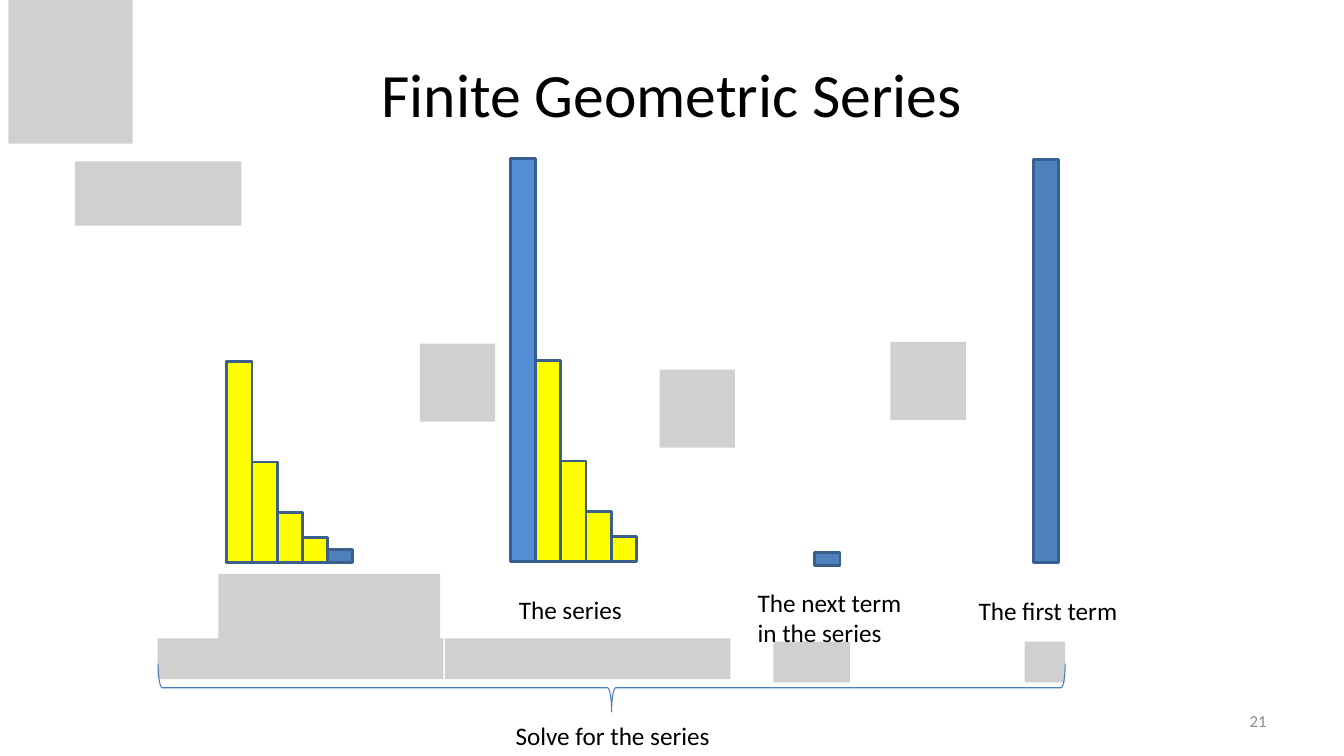
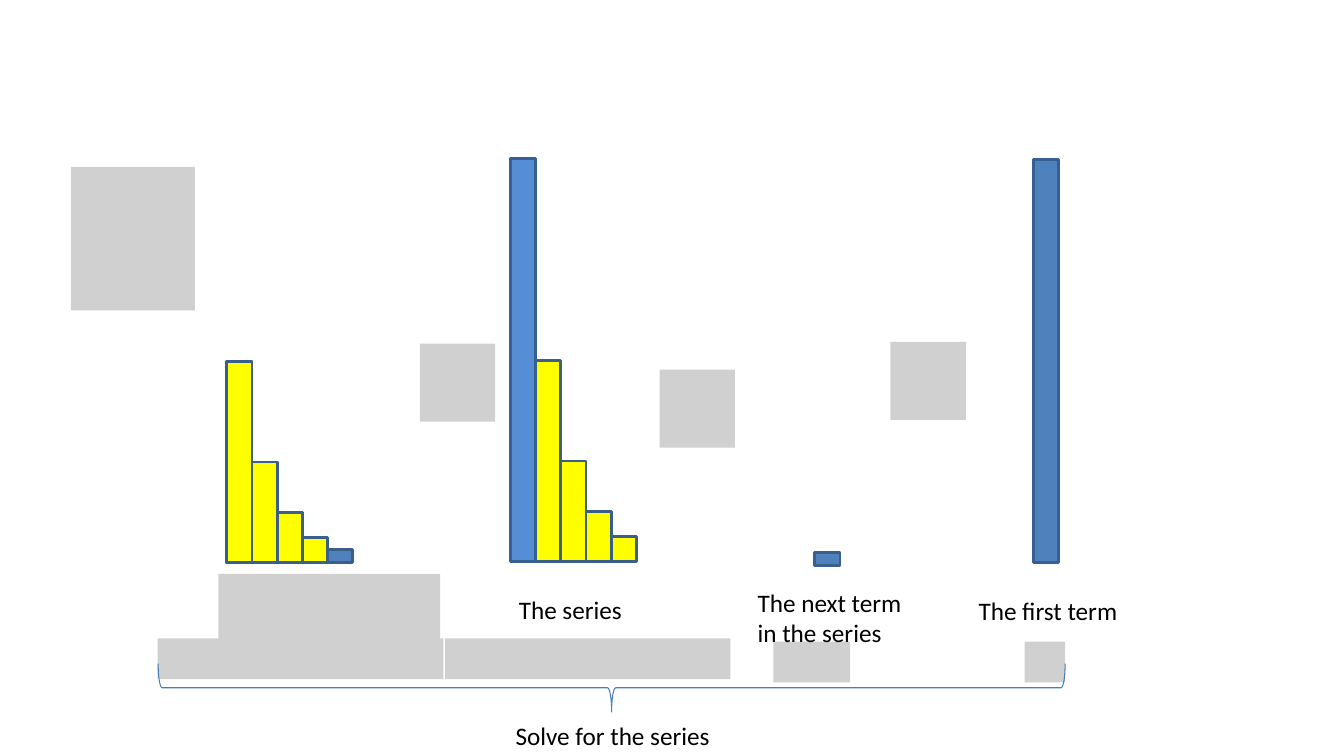
Before and after one commit to natebrunelle/cse332, a slide deck: slide 21 of demo_site/files/slides/lecture6_recurrences_inka.pptx. Drawn at 1344x756 pixels with LibreOffice and Linux fonts; fonts in the diff are those of the drawing; grey boxes stand for pictures. Boxes give left, top, right and bottom in pixels: in the first picture for what was removed or moved away, otherwise in the second. Text is boxed around its words. In the diff, an @@ line names an element or a change of style, - is before the commit and + after.

```diff
--- a/demo_site/files/slides/lecture6_recurrences_inka.pptx
+++ b/demo_site/files/slides/lecture6_recurrences_inka.pptx
@@ picture removed at <box>8,0,132,144</box> @@
@@ title removed at <box>381,74,961,118</box> @@
-Finite Geometric Series
@@ picture added at <box>71,166,195,311</box> @@
@@ picture removed at <box>75,161,241,226</box> @@
@@ page number removed at <box>1250,716,1267,727</box> @@
-21
```
Also in this commit, not shown: 16 other slides changed, 7 other files.
